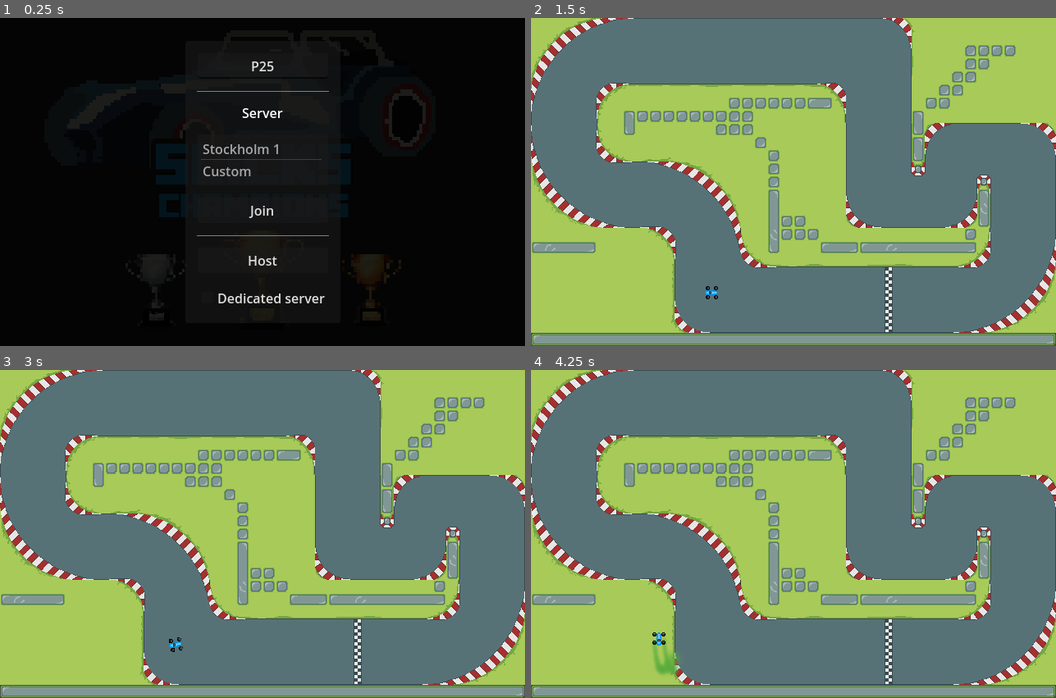
Above: before the commit, frames 1-4 (two rows, left to right).
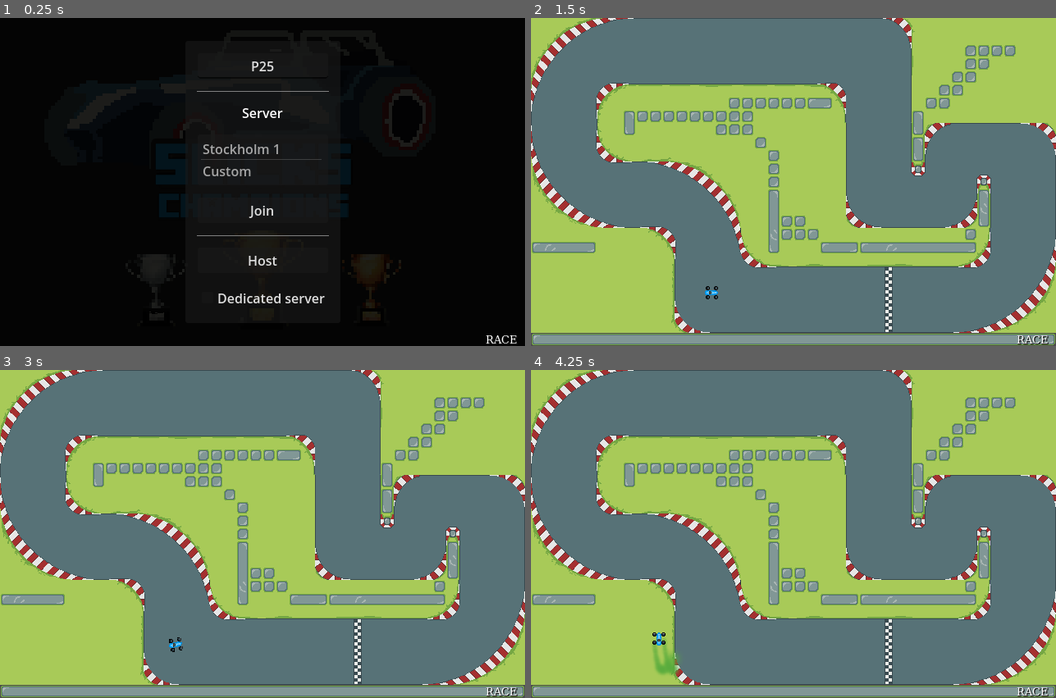
Above: after the commit, the same moments.

Repository: itjope/slide-on-slicks
Game: Godot game, scene res://world.tscn
Same seed, same stepped clock (60 frames per second), same inputs: the game is played once before the commit and once after it.
Inputs:
- Up to frame 1 (0.25 s): no input
- Up to frame 2 (1.5 s): tap Enter at 0.5 s; hold Right (steerRight) 0.53-1.25 s; hold Down (break) 0.53-1.25 s; click "Host" at 1.25 s
- Up to frame 3 (3 s): tap Space (kryckan) at 2, 2.1 s; hold Left (steerLeft) 2.03-2.78 s; tap Enter at 2.75 s; hold Right (steerRight) from 2.78 s (still down); hold Down (break) from 2.78 s (still down)
- Up to frame 4 (4.25 s): release Right (steerRight) at 3.53 s; release Down (break) at 3.53 s; hold Up (accelerate) from 3.53 s (still down); tap Space (kryckan) at 3.6 s

The runs differ from the first frame. In frame 1, less than 0.1% of the frame differs, in the area x 92-99%, y 96-100%; in frame 2, 0.1%; in frame 3, 0.1%; in frame 4, 0.1%.

Commit message:
Race number of laps settings and race result screen

Diff:
--- a/raceinfo.gd
+++ b/raceinfo.gd
@@ -9,7 +9,22 @@
 @onready var purpleRect = $RaceInfo/PurpleRect
 @onready var raceInfo = $RaceInfo
 
-var lapStartTime: int = 0
+var raceState = {
+	laps = 0
+}
+
+
+var playerState = {
+	lapStartTime = 0,
+	raceStartTime = 0,
+	lap = 0,
+	bestLap = 0,
+	checkpoint = 0,
+	lastLapTime = 0,
+	raceTime = 0,
+	name = ""
+}
+
 
 func _ready():
 	pass # Replace with function body.
@@ -19,25 +34,25 @@
 func _process(delta):
 	pass
 
-func resetLaps():
-	for playerIndex in playerLaps:
-		playerLaps[playerIndex].lap = 1
-		updateLabels(playerIndex)
+func resetLaps(laps: int):
+	raceState.laps = laps
+
+	playerState.lap = 1
+	updateLabels()
 
 	purpleRect.visible = false
 
-func updateLabels(playerId):
-	var currentPlayer =  str(multiplayer.get_unique_id())
-	if currentPlayer != playerId:
-		return
+func updateLabels():
+	# Lap counter
+	lapCounterLabel.text = "LAP " + str(playerState.lap)
+	if raceState.laps > 0:
+		lapCounterLabel.text += "/" + str(raceState.laps)
 
-	if not playerLaps.has(currentPlayer):
-		return
+	if raceState.laps > 0 && playerState.lap > raceState.laps:
+		lapCounterLabel.text = "FINISHED"
 
-	# Lap counter
-	lapCounterLabel.text = "LAP " + str(playerLaps[currentPlayer].lap)
-
-	var duration = playerLaps[currentPlayer].lastLapTime
+	# Duration
+	var duration = playerState.lastLapTime
 
 	# Last lap
 	var seconds = floor(duration / 1000)
@@ -45,62 +60,63 @@
 	lastLapTime.text = "LAST LAP " + str(seconds) + ":" + str(ms)
 
 	# Session best lap
-	seconds = floor(playerLaps[currentPlayer].sessionBestLapTime / 1000)
-	ms = playerLaps[currentPlayer].sessionBestLapTime % 1000
+	seconds = floor(playerState.bestLap / 1000)
+	ms = playerState.bestLap % 1000
 	sessionBestLapTime.text = "SESSION BEST " + str(seconds) + ":" + str(ms)
 
-	if playerLaps[currentPlayer].lastLapTime == playerLaps[currentPlayer].sessionBestLapTime:
+	if playerState.lastLapTime == playerState.bestLap:
 		purpleRect.visible = true
 
 func _on_finnish_line_body_entered(body):
 	if not body.is_class("CharacterBody2D"):
 		return
 
+	if not str(multiplayer.get_unique_id()) == body.name:
+		return
+
+	playerState.name = body.player_nick
 	raceInfo.visible = true
 
-	if not playerLaps.has(body.name):
-		playerLaps[body.name] = {
-			lap = 1,
-			sessionBestLapTime = 0,
-			lastLapTime = 0,
-			checkpoint = 0
-		}
-		lapStartTime = Time.get_ticks_msec()
-		return
+	if playerState.lap < 1:
+		playerState.raceStartTime = Time.get_ticks_msec()
 
-	if playerLaps[body.name].checkpoint == 2:
+	if playerState.checkpoint == 2:
 		var currentTime = Time.get_ticks_msec()
-		var duration = currentTime - lapStartTime
-		lapStartTime = Time.get_ticks_msec()
+		var duration = currentTime - playerState.lapStartTime
+		print_debug("ceckpoint2: ", currentTime, " : ", playerState.lapStartTime, " : ", duration)
 
+		if duration < playerState.bestLap || playerState.bestLap == 0:
+			playerState.bestLap = duration
 
-		if duration < playerLaps[body.name].sessionBestLapTime || playerLaps[body.name].sessionBestLapTime == 0:
-			playerLaps[body.name].sessionBestLapTime = duration
+		playerState.lastLapTime = duration
+		playerState.lap += 1
+		playerState.checkpoint = 0
+		playerState.raceTime = currentTime - playerState.raceStartTime
 
-		playerLaps[body.name].lastLapTime = duration
-		playerLaps[body.name].lap += 1
-		playerLaps[body.name].checkpoint = 0
+		updateLabels()
 
-		updateLabels(body.name)
+		playerState.lapStartTime = Time.get_ticks_msec()
+
+	if raceState.laps > 0 && playerState.lap > raceState.laps:
+		self.get_parent().get_parent().on_race_completed(playerState.duplicate())
 
 func _on_checkpoint_1_body_entered(body):
 	if not body.is_class("CharacterBody2D"):
 		return
 
-	if not playerLaps.has(body.name):
+	if not str(multiplayer.get_unique_id()) == body.name:
 		return
 
-	if playerLaps[body.name].checkpoint == 0:
+	if playerState.checkpoint == 0:
 		purpleRect.visible = false
-		playerLaps[body.name].checkpoint = 1
+		playerState.checkpoint = 1
 
 
 func _on_checkpoint_2_body_entered(body):
 	if not body.is_class("CharacterBody2D"):
 		return
-
-	if not playerLaps.has(body.name):
+	if not str(multiplayer.get_unique_id()) == body.name:
 		return
 
-	if playerLaps[body.name].checkpoint == 1:
-		playerLaps[body.name].checkpoint = 2
+	if playerState.checkpoint == 1:
+		playerState.checkpoint = 2
--- a/track1.tscn
+++ b/track1.tscn
@@ -248,10 +248,10 @@
 vertical_alignment = 1
 
 [node name="LastLapTime" type="Label" parent="RaceInfo"]
-offset_left = 68.0
-offset_top = 384.0
-offset_right = 186.0
-offset_bottom = 402.0
+offset_left = 98.0
+offset_top = 383.0
+offset_right = 216.0
+offset_bottom = 401.0
 theme_override_colors/font_color = Color(1, 1, 1, 1)
 theme_override_colors/font_shadow_color = Color(0.0823529, 0.0823529, 0.0823529, 1)
 theme_override_fonts/font = SubResource("SystemFont_lj3qi")
@@ -260,10 +260,10 @@
 vertical_alignment = 1
 
 [node name="SessionBestLapTime" type="Label" parent="RaceInfo"]
-offset_left = 194.0
-offset_top = 385.0
-offset_right = 335.0
-offset_bottom = 402.0
+offset_left = 224.0
+offset_top = 384.0
+offset_right = 368.0
+offset_bottom = 401.0
 theme_override_colors/font_color = Color(0.992157, 0.992157, 0.992157, 1)
 theme_override_colors/font_shadow_color = Color(0, 0, 0, 0.654902)
 theme_override_fonts/font = SubResource("SystemFont_nq8fa")
@@ -271,6 +271,8 @@
 text = "SESSION BEST 0:000"
 vertical_alignment = 1
 
+[node name="Node2D" type="Node2D" parent="."]
+
 [connection signal="body_entered" from="FinnishLine" to="." method="_on_finnish_line_body_entered"]
 [connection signal="body_entered" from="Checkpoint1" to="." method="_on_checkpoint_1_body_entered"]
 [connection signal="body_entered" from="Checkpoint2" to="." method="_on_checkpoint_2_body_entered"]
--- a/world.gd
+++ b/world.gd
@@ -10,6 +10,12 @@
 @onready var networkNode = $Network
 @onready var tracksNode = $tracks
 @onready var canvasModulate = $CanvasModulate
+@onready var raceCompleted = $RaceCompleted
+@onready var raceCompletedGrid = $RaceCompleted/PanelContainer/MarginContainer/VBoxContainer/GridContainer
+
+# Race settings meny
+@onready var raceMenu = $RaceSettings/RaceMenu
+@onready var raceNumberOfLapsInput = $RaceSettings/RaceMenu/MarginContainer/VBoxContainer/NumerOfLapsInput
 
 var Player = preload("res://player.tscn")
 var start_lights = preload("res://start_lights.tscn")
@@ -19,6 +25,8 @@
 var carColors = ["blue", "pink", "green", "yellow"]
 var isServer = false
 
+var raceCompledPlayers = []
+
 func _ready():
 	if OS.is_debug_build():
 		DisplayServer.window_set_size(Vector2i(1920, 1080))
@@ -27,6 +35,9 @@
 	if OS.get_cmdline_args().has("--server"):
 		createServer()
 
+
+
+
 func createServer():
 	print("Starting server...")
 	isServer = true
@@ -55,10 +66,7 @@
 
 func _input(event):
 	if (mainMenu.visible): return
-	if event.is_pressed() && event.as_text() == "R":
-		print_debug("restart")
-		rpc("race_restart")
-		race_restart()
+
 	if event.is_pressed() && event.as_text() == "N":
 		canvasModulate.visible = !canvasModulate.visible
 
@@ -96,20 +104,47 @@
 			player.car_animation_color = color
 
 @rpc("any_peer")
-func race_restart():
-	print_debug("Race restart rpc")
+func race_restart(numberOfLaps: int):
+	raceNumberOfLapsInput.text = str(numberOfLaps)
+	raceCompledPlayers.clear()
 	var lights = start_lights.instantiate()
 	for player in networkNode.get_children():
 		player.race_restart()
 
 	for track in tracksNode.get_children():
-		track.resetLaps()
+		track.resetLaps(numberOfLaps)
 
 	add_child(lights)
+	raceCompleted.hide()
 
 	await get_tree().create_timer(6).timeout
 	lights.queue_free()
 
+@rpc("any_peer")
+func race_completed(playerState):
+	var i = 0
+	for player in raceCompledPlayers:
+		if player.name == playerState.name:
+			raceCompledPlayers.erase_at(0)
+		i += 1
+
+	raceCompledPlayers.append(playerState)
+	raceCompledPlayers.sort_custom(func(a, b): a.raceTime - b.raceTime)
+
+	for c in raceCompletedGrid.get_children():
+		raceCompletedGrid.remove_child(c)
+		c.queue_free()
+
+	var p = 1
+	for player in raceCompledPlayers:
+		var labelPoistion = Label.new()
+		labelPoistion.text = "#" + str(p)
+		var labelName = Label.new()
+		labelName.text = player.name
+		p += 1
+
+		raceCompletedGrid.add_child(labelPoistion)
+		raceCompletedGrid.add_child(labelName)
 
 @rpc("any_peer")
 func player_nick_update(peerId: String, nick: String):
@@ -153,8 +188,13 @@
 	if isServer:
 		var carColor = carColors[networkNode.get_child_count() - 1]
 		node.car_animation_color = carColor
+		var carColorIndex = 0
 		for player in networkNode.get_children():
-			rpc("set_car_color", player.name, player.car_animation_color)
+			carColorIndex += 1;
+			if carColorIndex >= networkNode.get_child_count():
+				carColorIndex = 0
+			carColor = carColors[carColorIndex]
+			rpc("set_car_color", player.name, carColor)
 
 	if isServer:
 		var gridPos = networkNode.get_child_count() - 1
@@ -167,3 +207,26 @@
 	else:
 		addressEntry.visible = true
 		addressEntry.text = "localhost"
+
+
+func _on_start_race_button_pressed():
+	raceMenu.hide()
+	var numberOfLaps = raceNumberOfLapsInput.text.to_int();
+	rpc("race_restart", numberOfLaps)
+	race_restart(numberOfLaps)
+
+
+
+func _on_link_button_pressed():
+	raceMenu.show()
+
+func on_race_completed(playerState):
+	rpc("race_completed", playerState)
+	race_completed(playerState)
+	raceCompleted.show()
+
+
+func _on_start_new_race_pressed():
+	var numberOfLaps = raceNumberOfLapsInput.text.to_int();
+	rpc("race_restart", numberOfLaps)
+	race_restart(numberOfLaps)
--- a/world.tscn
+++ b/world.tscn
@@ -27,6 +27,12 @@
 
 [sub_resource type="OccluderPolygon2D" id="OccluderPolygon2D_tmch0"]
 polygon = PackedVector2Array(-2, 127, 20, 161, 42, 178, 48, 185, 69, 193, 144, 195, 245, 202, 319, 203, 336, 202, 345, 195, 359, 191, 369, 191, 371, 201, 372, 211, 370, 218, 360, 221, 325, 223, 191, 215, 25, 215, 18, 217, 14, 230, 5, 247, 1, 263, -5, 278)
+
+[sub_resource type="SystemFont" id="SystemFont_6hhdy"]
+font_names = PackedStringArray("Monospace")
+subpixel_positioning = 0
+
+[sub_resource type="SystemFont" id="SystemFont_c70no"]
 
 [node name="World" type="Node2D"]
 script = ExtResource("1_f8kds")
@@ -242,7 +248,104 @@
 
 [node name="track1" parent="tracks" instance=ExtResource("2_rgu1f")]
 
+[node name="RaceSettings" type="CanvasLayer" parent="."]
+
+[node name="RaceSettings" type="Label" parent="RaceSettings"]
+offset_left = 591.0
+offset_top = 384.0
+offset_right = 633.0
+offset_bottom = 402.0
+theme_override_colors/font_color = Color(1, 1, 1, 1)
+theme_override_colors/font_shadow_color = Color(0.0823529, 0.0823529, 0.0823529, 1)
+theme_override_fonts/font = SubResource("SystemFont_6hhdy")
+theme_override_font_sizes/font_size = 13
+text = "RACE
+"
+horizontal_alignment = 1
+vertical_alignment = 1
+
+[node name="LinkButton" type="LinkButton" parent="RaceSettings"]
+offset_left = 588.0
+offset_top = 383.0
+offset_right = 637.0
+offset_bottom = 399.0
+theme_override_colors/font_color = Color(1, 1, 1, 1)
+theme_override_fonts/font = SubResource("SystemFont_c70no")
+theme_override_font_sizes/font_size = 12
+underline = 1
+
+[node name="RaceMenu" type="PanelContainer" parent="RaceSettings"]
+visible = false
+offset_right = 643.0
+offset_bottom = 400.0
+
+[node name="MarginContainer" type="MarginContainer" parent="RaceSettings/RaceMenu"]
+layout_mode = 2
+theme_override_constants/margin_left = 100
+theme_override_constants/margin_top = 100
+theme_override_constants/margin_right = 100
+theme_override_constants/margin_bottom = 100
+
+[node name="VBoxContainer" type="VBoxContainer" parent="RaceSettings/RaceMenu/MarginContainer"]
+layout_mode = 2
+
+[node name="NumberOfLapsLabel" type="Label" parent="RaceSettings/RaceMenu/MarginContainer/VBoxContainer"]
+layout_mode = 2
+text = "Number of laps"
+horizontal_alignment = 1
+
+[node name="NumerOfLapsInput" type="LineEdit" parent="RaceSettings/RaceMenu/MarginContainer/VBoxContainer"]
+layout_mode = 2
+text = "5"
+alignment = 1
+max_length = 2
+
+[node name="StartRaceButton" type="Button" parent="RaceSettings/RaceMenu/MarginContainer/VBoxContainer"]
+layout_mode = 2
+text = "Start Race"
+
+[node name="RaceCompleted" type="CanvasLayer" parent="."]
+visible = false
+
+[node name="PanelContainer" type="PanelContainer" parent="RaceCompleted"]
+offset_right = 642.0
+offset_bottom = 401.0
+
+[node name="MarginContainer" type="MarginContainer" parent="RaceCompleted/PanelContainer"]
+layout_mode = 2
+theme_override_constants/margin_left = 200
+theme_override_constants/margin_top = 100
+theme_override_constants/margin_right = 200
+theme_override_constants/margin_bottom = 100
+
+[node name="VBoxContainer" type="VBoxContainer" parent="RaceCompleted/PanelContainer/MarginContainer"]
+layout_mode = 2
+
+[node name="Label" type="Label" parent="RaceCompleted/PanelContainer/MarginContainer/VBoxContainer"]
+layout_mode = 2
+text = "RACE COMPLETED"
+horizontal_alignment = 1
+
+[node name="HSeparator2" type="HSeparator" parent="RaceCompleted/PanelContainer/MarginContainer/VBoxContainer"]
+layout_mode = 2
+theme_override_constants/separation = 22
+
+[node name="GridContainer" type="GridContainer" parent="RaceCompleted/PanelContainer/MarginContainer/VBoxContainer"]
+layout_mode = 2
+columns = 2
+
+[node name="HSeparator" type="HSeparator" parent="RaceCompleted/PanelContainer/MarginContainer/VBoxContainer"]
+layout_mode = 2
+theme_override_constants/separation = 22
+
+[node name="StartNewRace" type="Button" parent="RaceCompleted/PanelContainer/MarginContainer/VBoxContainer"]
+layout_mode = 2
+text = "START NEW RACE"
+
 [connection signal="item_selected" from="CanvasLayer/MainManu/MarginContainer/VBoxContainer/AddressList" to="." method="_on_address_list_item_selected"]
 [connection signal="pressed" from="CanvasLayer/MainManu/MarginContainer/VBoxContainer/JoinButton" to="." method="_on_join_button_pressed"]
 [connection signal="pressed" from="CanvasLayer/MainManu/MarginContainer/VBoxContainer/HostButton" to="." method="_on_host_button_pressed"]
 [connection signal="child_entered_tree" from="Network" to="." method="_on_network_child_entered_tree"]
+[connection signal="pressed" from="RaceSettings/LinkButton" to="." method="_on_link_button_pressed"]
+[connection signal="pressed" from="RaceSettings/RaceMenu/MarginContainer/VBoxContainer/StartRaceButton" to="." method="_on_start_race_button_pressed"]
+[connection signal="pressed" from="RaceCompleted/PanelContainer/MarginContainer/VBoxContainer/StartNewRace" to="." method="_on_start_new_race_pressed"]
Not shown: 1 places in world.tscn that only renumber resources
